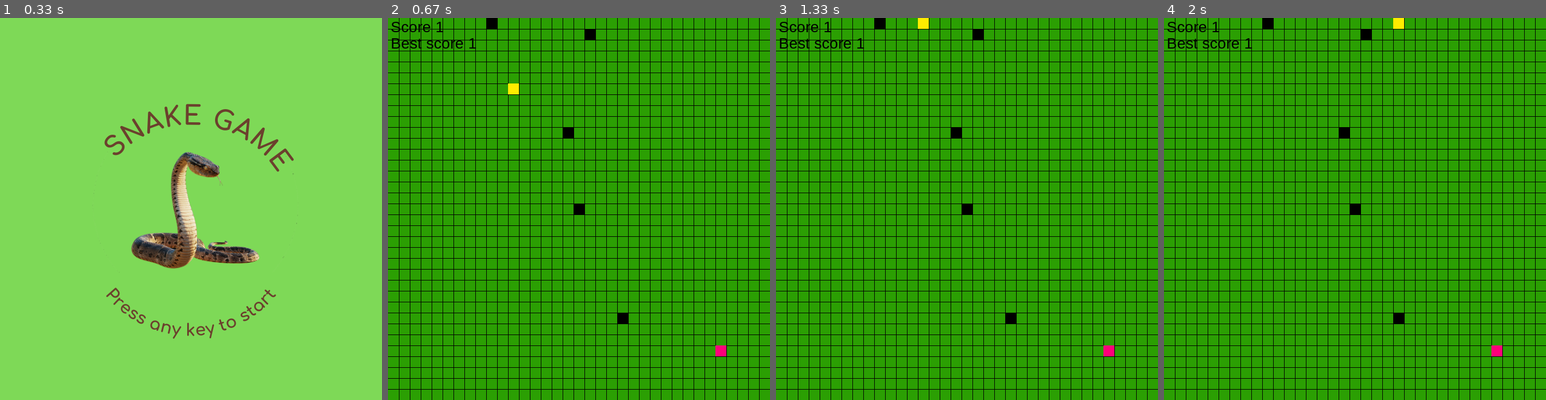
Above: before the commit, frames 1-4 (left to right).
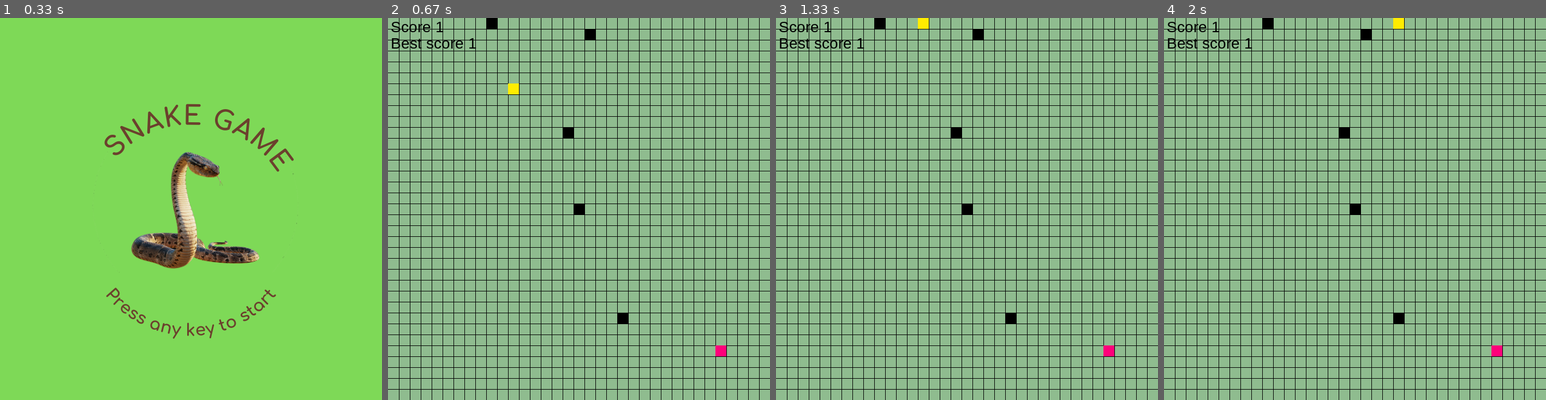
Above: after the commit, the same moments.

Repository: Lolretta/Proyecto_Snake
Game: pygame game, started from Snake.py
Same seed, same stepped clock (60 frames per second), same inputs: the game is played once before the commit and once after it.
Inputs:
- Up to frame 1 (0.33 s): no input
- Up to frame 2 (0.67 s): hold Right from 0.33 s (still down)
- Up to frame 3 (1.33 s): release Right at 0.8 s; hold Up 0.83-1.13 s; hold Right from 1.17 s (still down)
- Up to frame 4 (2 s): release Right at 1.63 s; hold Left from 1.67 s (still down)

Frame 1 is identical in both runs. In frame 2, 90% of the frame differs, in the area x 0-100%, y 0-100%; in frame 3, 90%; in frame 4, 90%.

Commit message:
commit on main

Diff:
--- a/Snake.py
+++ b/Snake.py
@@ -10,7 +10,7 @@
 PINK = (255, 0, 122)
 PURPLE = (100, 0, 255)
 YELLOW = (255, 236, 0)
-GREEN = (43, 159, 3)
+DSGREEN = (143, 188, 143)
 GRID_SIZE = 20
 
 main_image = pygame.image.load("InicioPagSnake.png")
@@ -210,7 +210,7 @@
 
 
 def draw_grid(window):
-    window.fill(GREEN)
+    window.fill(DSGREEN)
     x = 0
     y = 0
 
